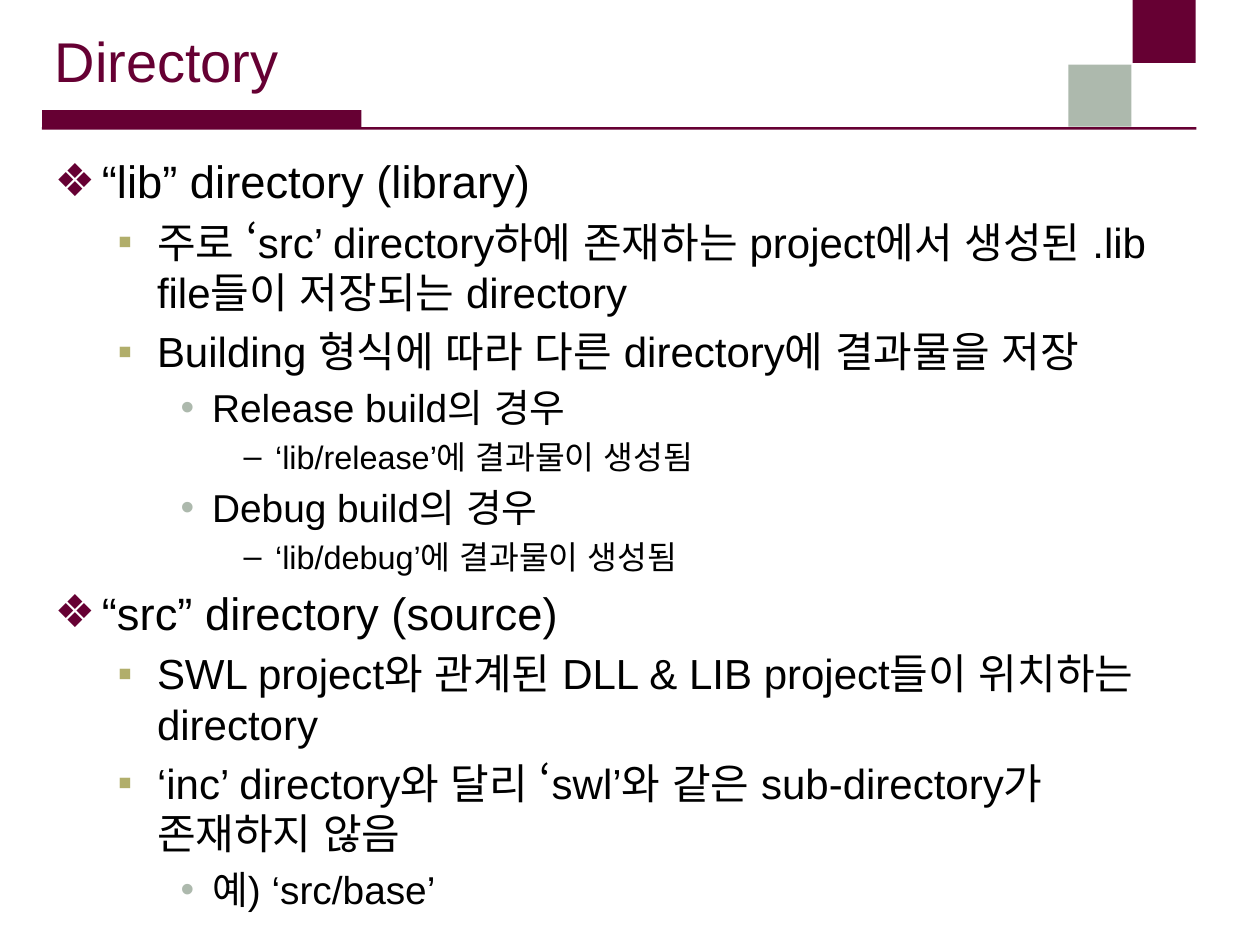
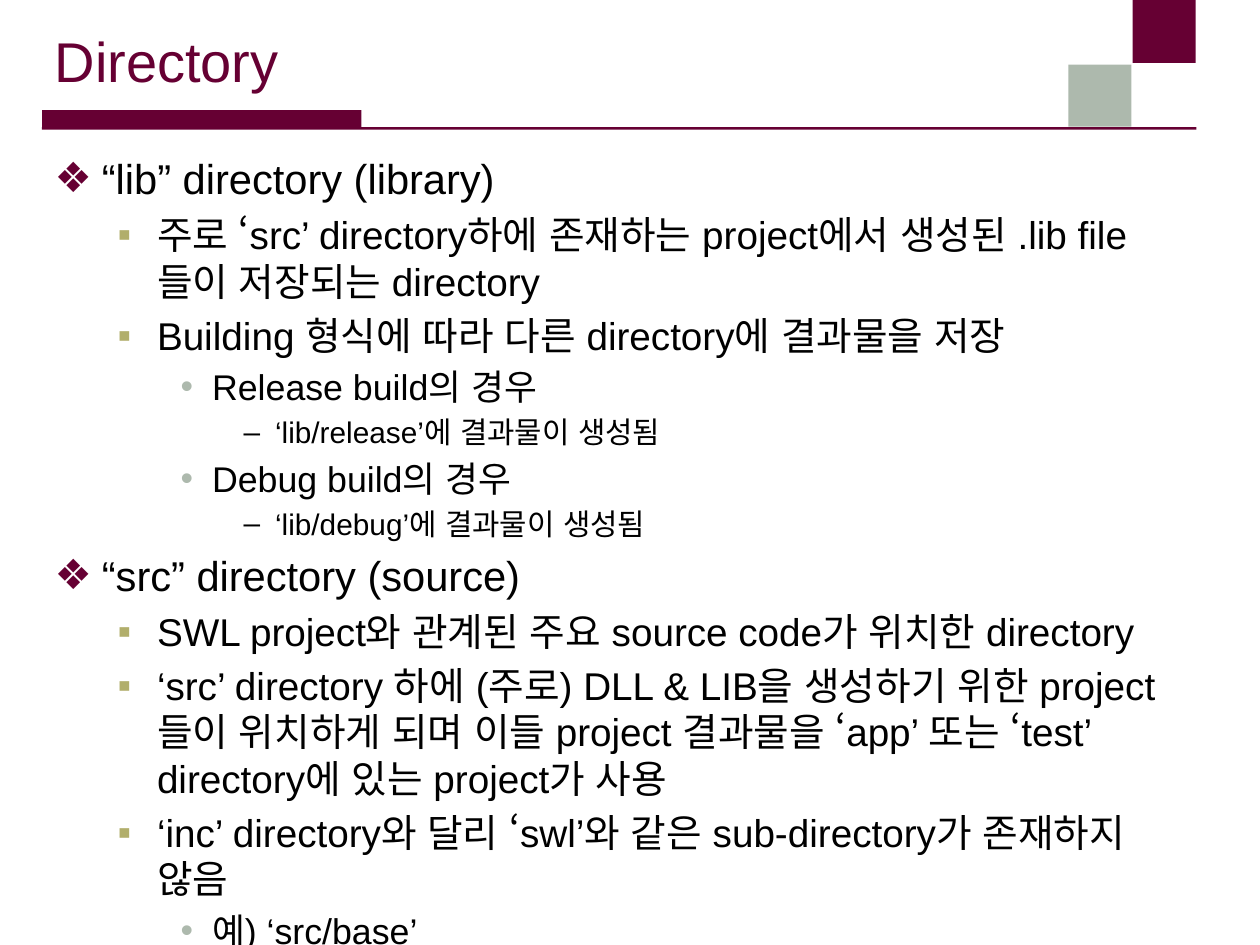
Before and after one commit to sangwook236/SWL, a slide deck: slide 6 of doc/project_setting__directory_structure.pptx. Drawn at 1260x945 pixels with LibreOffice and Linux fonts; fonts in the diff are those of the drawing; background and template pictures are left out. Boxes give left, top, right and bottom in pixels: in the first picture for what was removed or moved away, otherwise in the second. Text is boxed around its words. In the diff, an @@ line names an element or a change of style, - is before the commit and + after.

Commit message:
the document of directory structure is updated.

```diff
--- a/doc/project_setting__directory_structure.pptx
+++ b/doc/project_setting__directory_structure.pptx
@@ text at box(102, 163, 1124, 896): size 25.9 to 23.8 pt in "“lib” directory (library)", "“src” directory (source)"; size 24.1 to 22.1 pt in "주로 ‘src’ directory하에 존재하는 project에서 생성된 .lib ...", "Building 형식에 따라 다른 directory에 결과물을 저장", "‘inc’ directory와 달리 ‘swl’와 같은 sub-directory가 존재하지 ..."; size 22.2 to 20.4 pt in "Release build의 경우", "Debug build의 경우", "예) ‘src/base’"; size 18.5 to 17 pt in "‘lib/release’에 결과물이 생성됨", "‘lib/debug’에 결과물이 생성됨" @@
@@ text at box(157, 614, 1134, 800): text changed; size 24.1 to 22.1 pt @@
-  ▪ SWL project와 관계된 DLL & LIB project들이 위치하는 directory
+  ▪ SWL project와 관계된 주요 source code가 위치한 directory
+  ▪ ‘src’ directory 하에 (주로) DLL & LIB을 생성하기 위한 project들이 위치하게 되며 이들 project 결과물을 ‘app’ 또는 ‘test’ directory에 있는 project가 사용
```
Also in this commit, not shown: 2 other slides changed.
